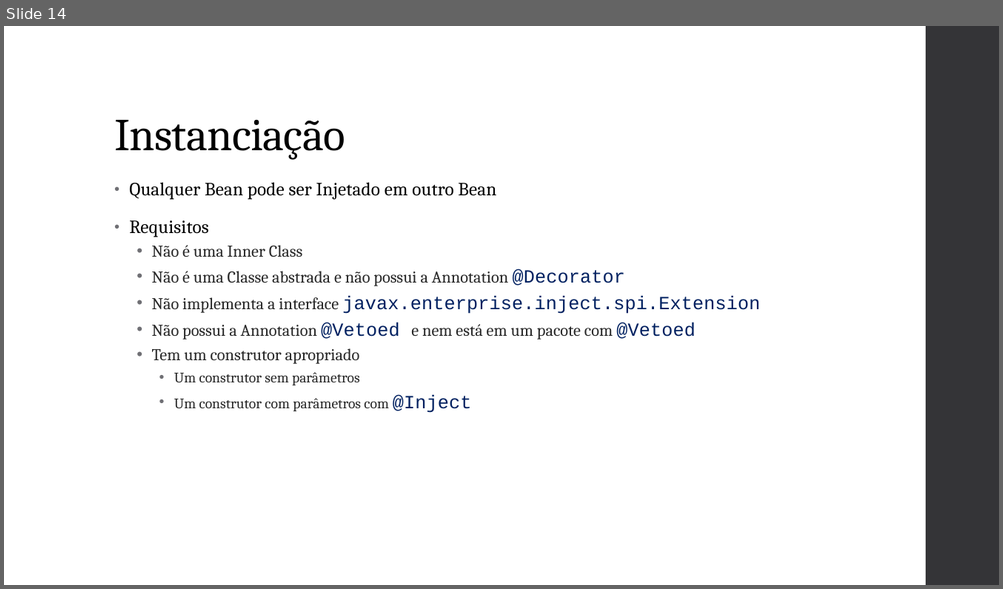
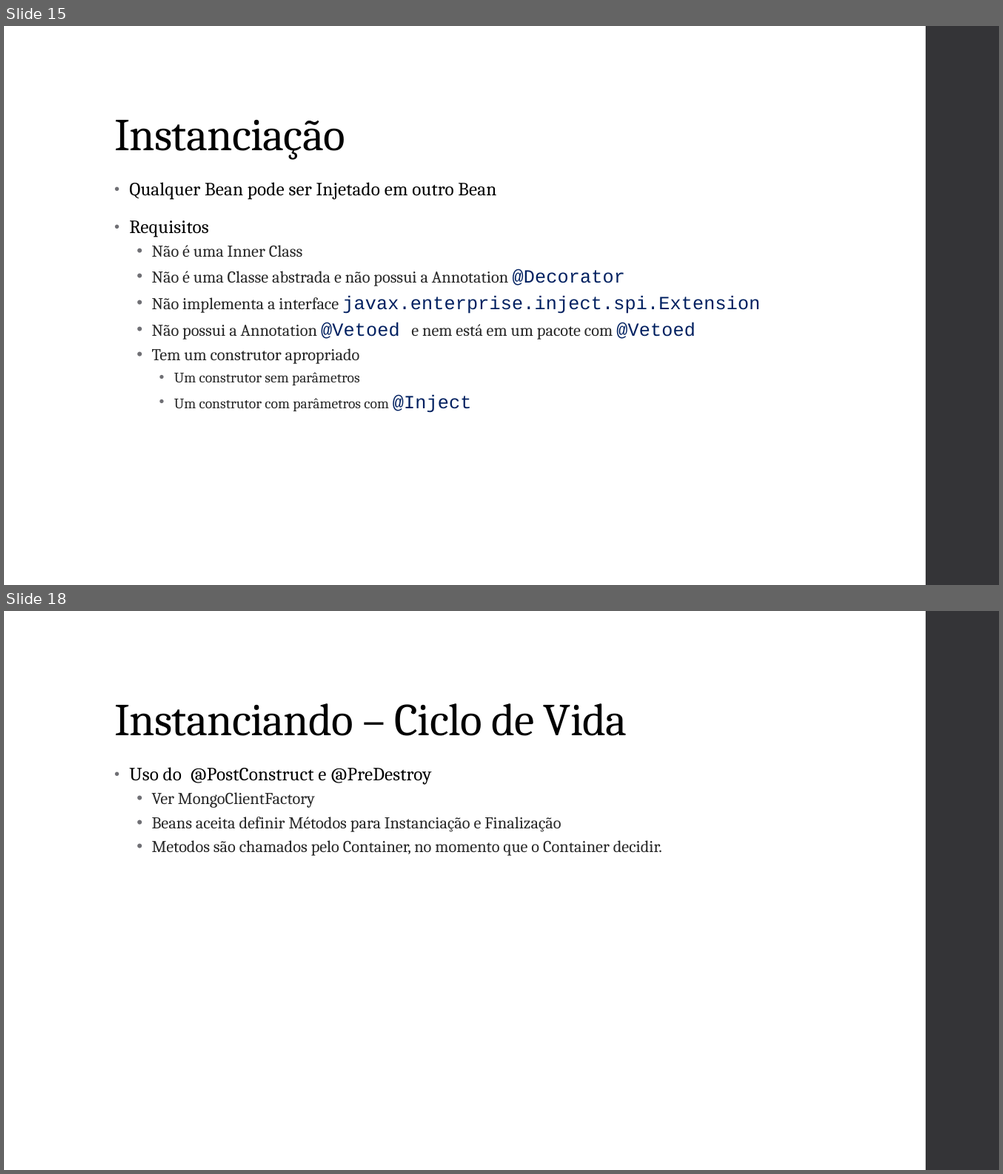
Before and after one commit to vepo/cdi-tutorial, a slide deck: resource/Java CDI.pptx. Shown one above the other, each under a label of ours: slide 14 before the commit, slides 15 and 18 after it; the slides between them are not shown. The pictures are 1003x589 and 1003x1174 pixels, drawn with LibreOffice and Linux fonts; fonts in the diff are those of the drawing. Boxes give left, top, right and bottom in pixels: in the first picture for what was removed or moved away, otherwise in the second. Text is boxed around its words. In the diff, an @@ line names an element or a change of style, - is before the commit and + after.

```diff
--- a/resource/Java CDI.pptx
+++ b/resource/Java CDI.pptx
@@ slide 18 added at (x1=4, y1=611, x2=999, y2=1170), background #FFFFFF; not listed: 1 template element that a slide beside it also shows @@
@@ title added at (x1=114, y1=703, x2=627, y2=736), 44 pt, text #000000 @@
+Instanciando – Ciclo de Vida
@@ text added at (x1=129, y1=767, x2=662, y2=856), 16 pt, text #262626 @@
+• Uso do @PostConstruct e @PreDestroy
+  • Ver MongoClientFactory
+  • Beans aceita definir Métodos para Instanciação e Finalização
+  • Metodos são chamados pelo Container, no momento que o Container decidir.
@@ what was slide 14 is now slide 15 @@
```
Also in this commit, not shown: 1 slide changed, 8 other slides added.
